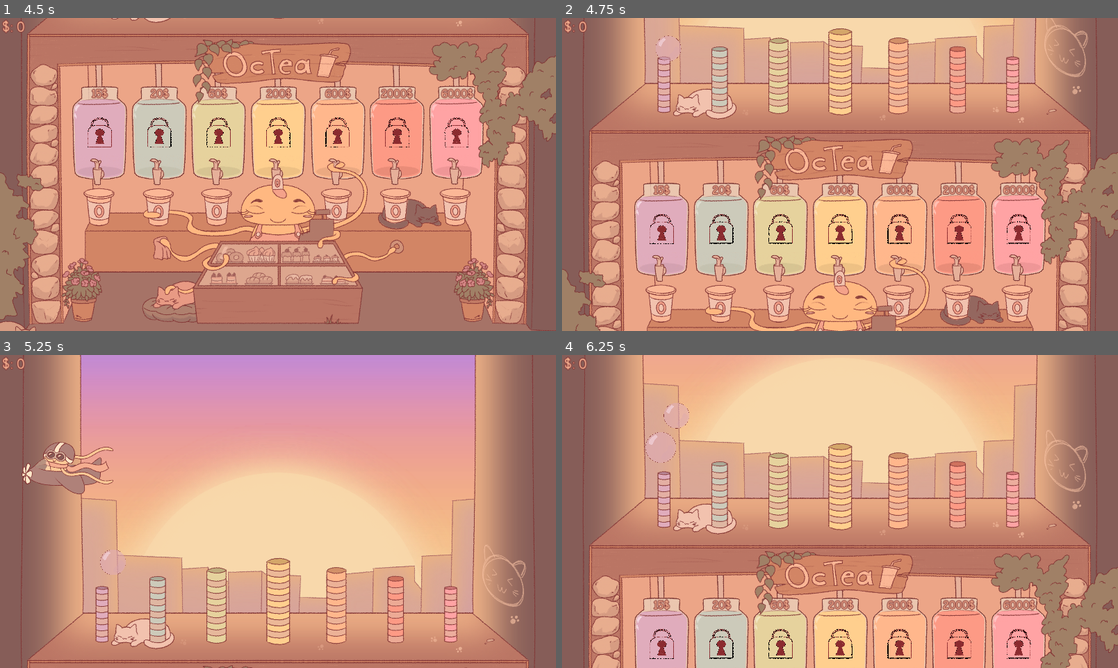
Above: before the commit, frames 1-4 (two rows, left to right).
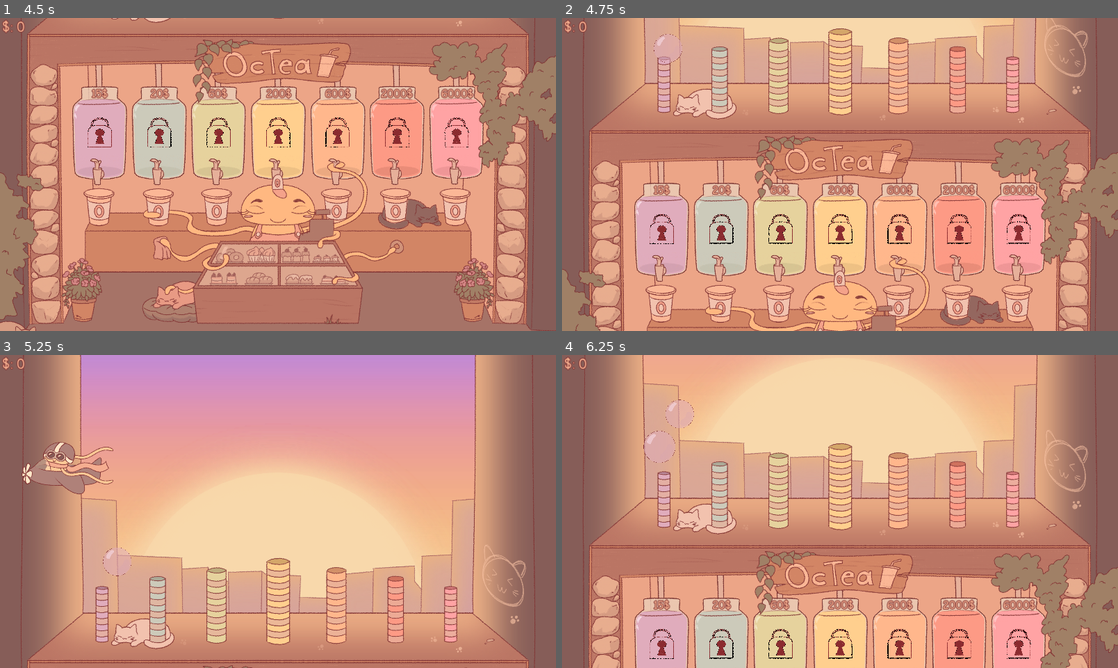
Above: after the commit, the same moments.

Repository: Spedinja/GGJ25
Game: Godot game, scene res://scenes/main_menu.tscn
Two runs of this game, one before a commit and one after it. Both use one fixed random seed, a clock stepped at 60 frames per second and the inputs below. Sound files missing from this copy of the repository are replaced by a short silence.
Inputs (mouse positions are in pixels of both pictures, inside the frame that each line leads up to):
- Up to frame 1 (4.5 s): click "Start Game" at 0.5 s; click (533, 36) at 1.25 s; click (144, 237) at 2 s; click (533, 312) at 2.75 s; click (100, 174) at 3.5 s; click (533, 36) at 4.25 s
- Up to frame 2 (4.75 s): no input
- Up to frame 3 (5.25 s): click (144, 574) at 5 s
- Up to frame 4 (6.25 s): click (1095, 649) at 5.75 s

Frame 1 is identical in both runs. In frame 2, less than 0.1% of the frame differs, in the area x 16-22%, y 5-15%; in frame 3, 0.1%; in frame 4, 0.2%, in the area x 14-24%, y 14-35%.

Commit message:
Remove exponential secondary stat growth by unlocking and upgrading

Diff:
--- a/ressources/bubbles/Bubble1.tres
+++ b/ressources/bubbles/Bubble1.tres
@@ -4,8 +4,7 @@
 
 [resource]
 script = ExtResource("1_bdiq3")
-frequency = 5.0
-amplitude = 150.0
-upwards_speed = 100.0
+frequency = 6.0
+amplitude = 170.0
+upwards_speed = 120.0
 scale = 1.0
-bubbleValue = 1
--- a/ressources/bubbles/Bubble2.tres
+++ b/ressources/bubbles/Bubble2.tres
@@ -4,8 +4,7 @@
 
 [resource]
 script = ExtResource("1_b44ae")
-value = 4
-frequency = 5.0
-amplitude = 150.0
-upwards_speed = 100.0
+frequency = 6.0
+amplitude = 170.0
+upwards_speed = 120.0
 scale = 1.0
--- a/ressources/bubbles/Bubble3.tres
+++ b/ressources/bubbles/Bubble3.tres
@@ -4,8 +4,7 @@
 
 [resource]
 script = ExtResource("1_1emag")
-value = 6
-frequency = 5.0
-amplitude = 150.0
-upwards_speed = 100.0
+frequency = 6.0
+amplitude = 170.0
+upwards_speed = 120.0
 scale = 1.0
--- a/ressources/bubbles/Bubble4.tres
+++ b/ressources/bubbles/Bubble4.tres
@@ -4,8 +4,7 @@
 
 [resource]
 script = ExtResource("1_wvomw")
-value = 8
-frequency = 5.0
-amplitude = 150.0
-upwards_speed = 100.0
+frequency = 6.0
+amplitude = 170.0
+upwards_speed = 120.0
 scale = 1.0
--- a/ressources/bubbles/Bubble5.tres
+++ b/ressources/bubbles/Bubble5.tres
@@ -4,8 +4,7 @@
 
 [resource]
 script = ExtResource("1_uypgi")
-value = 12
-frequency = 5.0
-amplitude = 150.0
-upwards_speed = 100.0
+frequency = 6.0
+amplitude = 170.0
+upwards_speed = 120.0
 scale = 1.0
--- a/ressources/bubbles/Bubble6.tres
+++ b/ressources/bubbles/Bubble6.tres
@@ -4,8 +4,7 @@
 
 [resource]
 script = ExtResource("1_w6ptw")
-value = 1
-frequency = 5.0
-amplitude = 150.0
-upwards_speed = 100.0
+frequency = 6.0
+amplitude = 170.0
+upwards_speed = 120.0
 scale = 1.0
--- a/ressources/bubbles/Bubble7.tres
+++ b/ressources/bubbles/Bubble7.tres
@@ -4,8 +4,7 @@
 
 [resource]
 script = ExtResource("1_2rqd6")
-value = 1
-frequency = 5.0
-amplitude = 150.0
-upwards_speed = 100.0
+frequency = 6.0
+amplitude = 170.0
+upwards_speed = 120.0
 scale = 1.0
--- a/scripts/bubble.gd
+++ b/scripts/bubble.gd
@@ -13,7 +13,7 @@
 var is_clicked = false
 
 func _ready() -> void:
-	self.bubbleScale= randf_range(1,4)
+	self.bubbleScale= randf_range(2,4)
 	self.setBubbleScale(bubbleScale)
 	self.direction = randf_range(-1,1)
 
@@ -54,7 +54,8 @@
 	return self.bubble_data.bubbleValue
 
 func adjustBubbleValues(multiplier) -> void:
-	self.bubble_data.frequency = self.bubble_data.frequency + multiplier
-	self.bubble_data.amplitude = self.bubble_data.amplitude + (multiplier * 10)
-	self.bubble_data.upwards_speed = self.bubble_data.upwards_speed + (multiplier * 10)
+	var random_multiplier: float = randf_range(-1,1)
+	self.bubble_data.frequency = self.bubble_data.frequency + random_multiplier #+- multiplier
+	self.bubble_data.amplitude = self.bubble_data.amplitude + (random_multiplier*10) #+- (multiplier * 10)
+	self.bubble_data.upwards_speed = self.bubble_data.upwards_speed + (random_multiplier*10) #+- (multiplier * 10)
 	#self.bubble_data = self.bubble_data.bubbleValue * multiplier  #bubbleScale * multiplier
--- a/scripts/bubble_spawner.gd
+++ b/scripts/bubble_spawner.gd
@@ -24,7 +24,8 @@
 		var bubble_instance = spawner_data.bubble_scene.instantiate()
 		if self.spawner_data.toUpdate:
 			bubble_instance.setBubbleValue(self.spawner_data.currModifier)
-			bubble_instance.adjustBubbleValues(self.spawner_data.currModifier)
+			bubble_instance.adjustBubbleValues(self.spawner_data.currentLvl)
+			#bubble_instance.adjustBubbleValues(self.spawner_data.currModifier)
 			self.spawner_data.toUpdate = false
 		bubble_instance.position = position
 		#SignalManager.bubble_popped.disconnect($"../../..".on_bubble_popped.bind(bubble_instance.getBubbleValue()))
@@ -52,6 +53,7 @@
 		self.spawner_data.currModifier= spawner_data.arrStats[spawner_data.currentLvl]
 		self.spawner_data.toUpdate = true
 
+
 func getLevel() -> int:
 	return self.spawner_data.currentLvl
 
